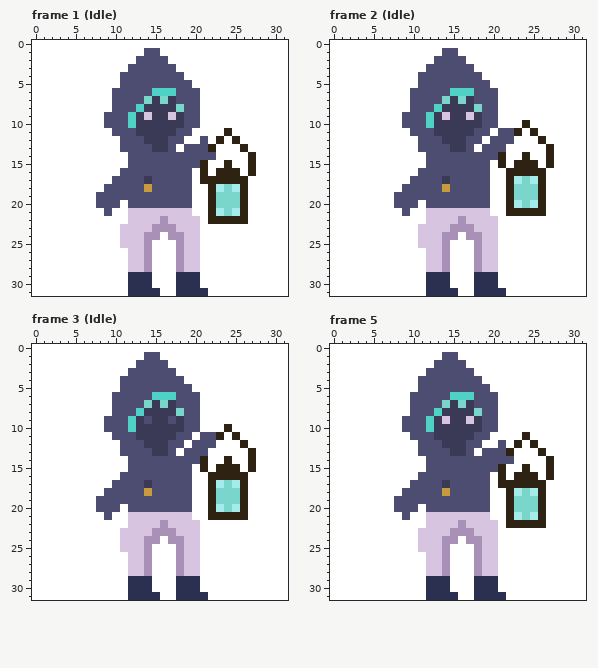
Pixel-art file: data/asefiles/player.ase. Above is the file before it was changed.
32x32 pixels, 12 frames. Shown: frame 1 (Idle), frame 2 (Idle), frame 3 (Idle), frame 5. The commit also changed other frames, which this record leaves out.
Now the later version:
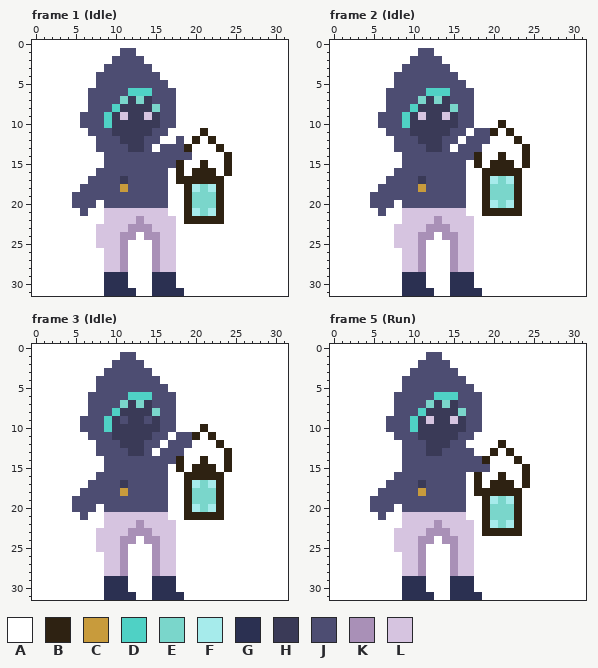
Palette (. is transparent): A #ffffff  B #2e2212  C #c89b3c  D #4fd1c5  E #7ad6cb  F #a6ebeb  G #2b3051  H #3a3a57  J #4d4d72  K #a990b7  L #d6c4e0
What changed:
Frame 1 (Idle):
y 1: x 11..12 AA -> JJ; x 14..15 JJ -> AA
y 2: x 10..12 AAA -> JJJ; x 14..16 JJJ -> AAA
y 3: x 9..11 AAA -> JJJ; x 15..17 JJJ -> AAA
y 4: x 8..10 AAA -> JJJ; x 16..18 JJJ -> AAA
y 5: x 8..10 AAA -> JJJ; x 17..19 JJJ -> AAA
y 6: x 7..9 AAA -> JJJ; x 12..20 JJJDDDJJJ -> DDDJJJAAA
y 7: x 7..9 AAA -> JJJ; x 11..20 JJJEHEHJJJ -> EHEHJJJAAA
y 8: x 7..13 AAAJJJD -> JJJDHHH; x 15..20 HHHEJJ -> EJJAAA
y 9: x 6..12 AAAJJJD -> JJJDHLH; x 16..20 HLHJJ -> JJAAA
y 10: x 6..12 AAAJJJD -> JJJDHHH; x 16..20 HHHJJ -> JJAAA
y 11: x 7..12 AAAJJJ -> JJJHHH; x 15..19 HHHJJ -> JJAAA; x 21 A -> B; x 24 B -> A
y 12: x 8..17 AAAJJJHHHJ -> JJJHHHJJAA; x 20..23 AJAB -> BABA; x 25 B -> A
y 13: x 8..10 AAA -> JJJ; x 12..13 JJ -> HH; x 15..16 HH -> AJ; x 18..23 AJJJBA -> JBAAAB; x 26 B -> A
y 14: x 9..11 AAA -> JJJ; x 20..22 JJJ -> AAA; x 24 A -> B; x 27 B -> A
y 15: x 9..11 AAA -> JJJ; x 18..20 JJJ -> BAA; x 27 B -> A
y 16: x 8..10 AAA -> JJJ; x 17..20 JJJA -> ABAB; x 22..23 AB -> BA; x 25 B -> A; x 27 B -> A
y 17: x 7..9 AAA -> JJJ; x 11 J -> H; x 14 H -> J; x 17..20 JJJA -> ABBB; x 24..26 BBB -> AAA
y 18: x 6..8 AAA -> JJJ; x 11 J -> C; x 14 C -> J; x 17..26 JJJAABFEFB -> AABFEFBAAA
y 19: x 5..7 AAA -> JJJ; x 17..26 JJJAABEEEB -> AABEEEBAAA
y 20: x 5..8 AAAJ -> JJJA; x 11 A -> J; x 17..26 JJJAABEEEB -> AABEEEBAAA
y 21: x 6 A -> J; x 9..11 JAA -> LLL; x 17..26 LLLAABFEFB -> AABFEFBAAA
y 22: x 9..11 AAA -> LLL; x 13 L -> K; x 16 K -> L; x 18..21 LLLA -> ABBB; x 24..26 BBB -> AAA
y 23: x 8..10 AAA -> LLL; x 12..20 LLLKKKLLL -> KKKLLLAAA
y 24: x 8..13 AAALLL -> LLLKKA; x 16..20 AKKLL -> LLAAA
y 25: x 8..20 AAALLLKAAAKLL -> LLLKAAAKLLAAA
y 26..28: x 9..20 AAALLKAAAKLL -> LLKAAAKLLAAA
y 29..30: x 9..20 AAAGGGAAAGGG -> GGGAAAGGGAAA
y 31: x 9..11 AAA -> GGG; x 13..14 GG -> AA; x 16..17 AA -> GG; x 19..21 GGG -> AAA
Frame 2 (Idle):
y 1: x 11..12 AA -> JJ; x 14..15 JJ -> AA
y 2: x 10..12 AAA -> JJJ; x 14..16 JJJ -> AAA
y 3: x 9..11 AAA -> JJJ; x 15..17 JJJ -> AAA
y 4: x 8..10 AAA -> JJJ; x 16..18 JJJ -> AAA
y 5: x 8..10 AAA -> JJJ; x 17..19 JJJ -> AAA
y 6: x 7..9 AAA -> JJJ; x 12..20 JJJDDDJJJ -> DDDJJJAAA
y 7: x 7..9 AAA -> JJJ; x 11..20 JJJEHEHJJJ -> EHEHJJJAAA
y 8: x 7..13 AAAJJJD -> JJJDHHH; x 15..20 HHHEJJ -> EJJAAA
y 9: x 6..12 AAAJJJD -> JJJDHLH; x 16..20 HLHJJ -> JJAAA
y 10: x 6..12 AAAJJJD -> JJJDHHH; x 16..21 HHHJJA -> JJAAAB; x 24 B -> A
y 11: x 7..12 AAAJJJ -> JJJHHH; x 15..17 HHH -> JJA; x 20..23 AJJB -> BABA; x 25 B -> A
y 12: x 8..16 AAAJJJHHH -> JJJHHHJJA; x 19..23 AJJJA -> JAAAB; x 26 B -> A
y 13: x 8..10 AAA -> JJJ; x 12..13 JJ -> HH; x 15..16 HH -> AJ; x 18..21 AJJJ -> JAAA; x 24 A -> B; x 27 B -> A
y 14: x 9..11 AAA -> JJJ; x 18..20 JJJ -> BAA; x 27 B -> A
y 15: x 9..11 AAA -> JJJ; x 17..20 JJJA -> ABAB; x 22..23 AB -> BA; x 25 B -> A; x 27 B -> A
y 16: x 8..10 AAA -> JJJ; x 17..21 JJJAA -> AABBB; x 24..26 BBB -> AAA
y 17: x 7..9 AAA -> JJJ; x 11 J -> H; x 14 H -> J; x 17..26 JJJAABFEFB -> AABFEFBAAA
y 18: x 6..8 AAA -> JJJ; x 11 J -> C; x 14 C -> J; x 17..26 JJJAABEEEB -> AABEEEBAAA
y 19: x 5..7 AAA -> JJJ; x 17..26 JJJAABEEEB -> AABEEEBAAA
y 20: x 5..8 AAAJ -> JJJA; x 11 A -> J; x 17..26 JJJAABFEFB -> AABFEFBAAA
y 21: x 6 A -> J; x 9..11 JAA -> LLL; x 17..21 LLLAA -> AABBB; x 24..26 BBB -> AAA
y 22: x 9..11 AAA -> LLL; x 13 L -> K; x 16 K -> L; x 18..20 LLL -> AAA
y 23: x 8..10 AAA -> LLL; x 12..20 LLLKKKLLL -> KKKLLLAAA
y 24: x 8..13 AAALLL -> LLLKKA; x 16..20 AKKLL -> LLAAA
y 25: x 8..20 AAALLLKAAAKLL -> LLLKAAAKLLAAA
y 26..28: x 9..20 AAALLKAAAKLL -> LLKAAAKLLAAA
y 29..30: x 9..20 AAAGGGAAAGGG -> GGGAAAGGGAAA
y 31: x 9..11 AAA -> GGG; x 13..14 GG -> AA; x 16..17 AA -> GG; x 19..21 GGG -> AAA
Frame 3 (Idle):
y 1: x 11..12 AA -> JJ; x 14..15 JJ -> AA
y 2: x 10..12 AAA -> JJJ; x 14..16 JJJ -> AAA
y 3: x 9..11 AAA -> JJJ; x 15..17 JJJ -> AAA
y 4: x 8..10 AAA -> JJJ; x 16..18 JJJ -> AAA
y 5: x 8..10 AAA -> JJJ; x 17..19 JJJ -> AAA
y 6: x 7..9 AAA -> JJJ; x 12..20 JJJDDDJJJ -> DDDJJJAAA
y 7: x 7..9 AAA -> JJJ; x 11..20 JJJEHEHJJJ -> EHEHJJJAAA
y 8: x 7..13 AAAJJJD -> JJJDHHH; x 15..20 HHHEJJ -> EJJAAA
y 9: x 6..10 AAAJJ -> JJJDH; x 12 D -> H; x 16 H -> J; x 18..20 HJJ -> AAA
y 10: x 6..12 AAAJJJD -> JJJDHHH; x 16..21 HHHJJA -> JJAAAB; x 24 B -> A
y 11: x 7..12 AAAJJJ -> JJJHHH; x 15..17 HHH -> JJA; x 20..23 AJJB -> BABA; x 25 B -> A
y 12: x 8..16 AAAJJJHHH -> JJJHHHJJA; x 19..23 AJJJA -> JAAAB; x 26 B -> A
y 13: x 8..10 AAA -> JJJ; x 12..13 JJ -> HH; x 15..16 HH -> AJ; x 18..21 AJJJ -> JAAA; x 24 A -> B; x 27 B -> A
y 14: x 9..11 AAA -> JJJ; x 18..20 JJJ -> BAA; x 27 B -> A
y 15: x 9..11 AAA -> JJJ; x 17..20 JJJA -> ABAB; x 22..23 AB -> BA; x 25 B -> A; x 27 B -> A
y 16: x 8..10 AAA -> JJJ; x 17..21 JJJAA -> AABBB; x 24..26 BBB -> AAA
y 17: x 7..9 AAA -> JJJ; x 11 J -> H; x 14 H -> J; x 17..26 JJJAABFEFB -> AABFEFBAAA
y 18: x 6..8 AAA -> JJJ; x 11 J -> C; x 14 C -> J; x 17..26 JJJAABEEEB -> AABEEEBAAA
y 19: x 5..7 AAA -> JJJ; x 17..26 JJJAABEEEB -> AABEEEBAAA
y 20: x 5..8 AAAJ -> JJJA; x 11 A -> J; x 17..26 JJJAABFEFB -> AABFEFBAAA
y 21: x 6 A -> J; x 9..11 JAA -> LLL; x 17..21 LLLAA -> AABBB; x 24..26 BBB -> AAA
y 22: x 9..11 AAA -> LLL; x 13 L -> K; x 16 K -> L; x 18..20 LLL -> AAA
y 23: x 8..10 AAA -> LLL; x 12..20 LLLKKKLLL -> KKKLLLAAA
y 24: x 8..13 AAALLL -> LLLKKA; x 16..20 AKKLL -> LLAAA
y 25: x 8..20 AAALLLKAAAKLL -> LLLKAAAKLLAAA
y 26..28: x 9..20 AAALLKAAAKLL -> LLKAAAKLLAAA
y 29..30: x 9..20 AAAGGGAAAGGG -> GGGAAAGGGAAA
y 31: x 9..11 AAA -> GGG; x 13..14 GG -> AA; x 16..17 AA -> GG; x 19..21 GGG -> AAA
Frame 5 (Run):
y 1: x 12..15 AAJJ -> JJAA
y 2: x 11..12 AA -> JJ; x 15..16 JJ -> AA
y 3: x 10..11 AA -> JJ; x 16..17 JJ -> AA
y 4: x 9..10 AA -> JJ; x 17..18 JJ -> AA
y 5: x 9..10 AA -> JJ; x 18..19 JJ -> AA
y 6: x 8..9 AA -> JJ; x 13..14 JJ -> DD; x 16..17 DD -> JJ; x 19..20 JJ -> AA
y 7: x 8..9 AA -> JJ; x 12..13 JJ -> EH; x 16..17 EH -> JJ; x 19..20 JJ -> AA
y 8: x 8..9 AA -> JJ; x 11..13 JJD -> DHH; x 16..20 HHEJJ -> EJJAA
y 9: x 7..8 AA -> JJ; x 10..12 JJD -> DHL; x 14..15 LH -> HL; x 17..20 LHJJ -> JJAA
y 10: x 7..8 AA -> JJ; x 10..12 JJD -> DHH; x 17..20 HHJJ -> JJAA
y 11: x 8..9 AA -> JJ; x 11..12 JJ -> HH; x 16..19 HHJJ -> JJAA; x 24 B -> A
y 12: x 9..10 AA -> JJ; x 12..13 JJ -> HH; x 15..18 HHJJ -> JJAA; x 21 J -> B; x 23 B -> A; x 25 B -> A
y 13: x 9..10 AA -> JJ; x 12..13 JJ -> HH; x 15..16 HH -> JJ; x 19..21 JJJ -> ABA; x 26 B -> A
y 14: x 9..11 AAA -> JJJ; x 19..23 JJJJA -> BAAAB; x 27 B -> A
y 15: x 9..11 AAA -> JJJ; x 20..21 JB -> AA; x 27 B -> A
y 16: x 8..10 AAA -> JJJ; x 17..19 JJJ -> ABA; x 23 B -> A; x 25 B -> A; x 27 B -> A
y 17: x 7..9 AAA -> JJJ; x 11 J -> H; x 14 H -> J; x 17..20 JJJA -> ABAB; x 23 B -> A; x 25..26 BB -> AA
y 18: x 6..8 AAA -> JJJ; x 11 J -> C; x 14 C -> J; x 17..21 JJJAA -> ABBBB; x 23..26 FEFB -> BAAA
y 19: x 5..7 AAA -> JJJ; x 17..26 JJJAABEEEB -> AABFEFBAAA
y 20: x 5..8 AAAJ -> JJJA; x 11 A -> J; x 17..26 JJJAABEEEB -> AABEEEBAAA
y 21: x 6 A -> J; x 9..11 JAA -> LLL; x 17..26 LLLAABFEFB -> AABEEEBAAA
y 22: x 9..11 AAA -> LLL; x 13 L -> K; x 16 K -> L; x 18..22 LLLAB -> ABFEF; x 24..26 BBB -> AAA
y 23: x 8..10 AAA -> LLL; x 12..23 LLLKKKLLLAAA -> KKKLLLABBBBB
y 24: x 8..13 AAALLL -> LLLKKA; x 16..20 AKKLL -> LLAAA
y 25: x 8..20 AAALLLKAAAKLL -> LLLKAAAKLLAAA
y 26..28: x 9..20 AAALLKAAAKLL -> LLKAAAKLLAAA
y 29..30: x 9..20 AAAGGGAAAGGG -> GGGAAAGGGAAA
y 31: x 9..11 AAA -> GGG; x 13..14 GG -> AA; x 16..17 AA -> GG; x 19..21 GGG -> AAA
Where, in picture pixels (left, top, right, bottom), the same in both pictures:
changed: (72, 48, 256, 296)
changed: (370, 48, 554, 296)
changed: (72, 352, 256, 600)
changed: (370, 352, 554, 600)
